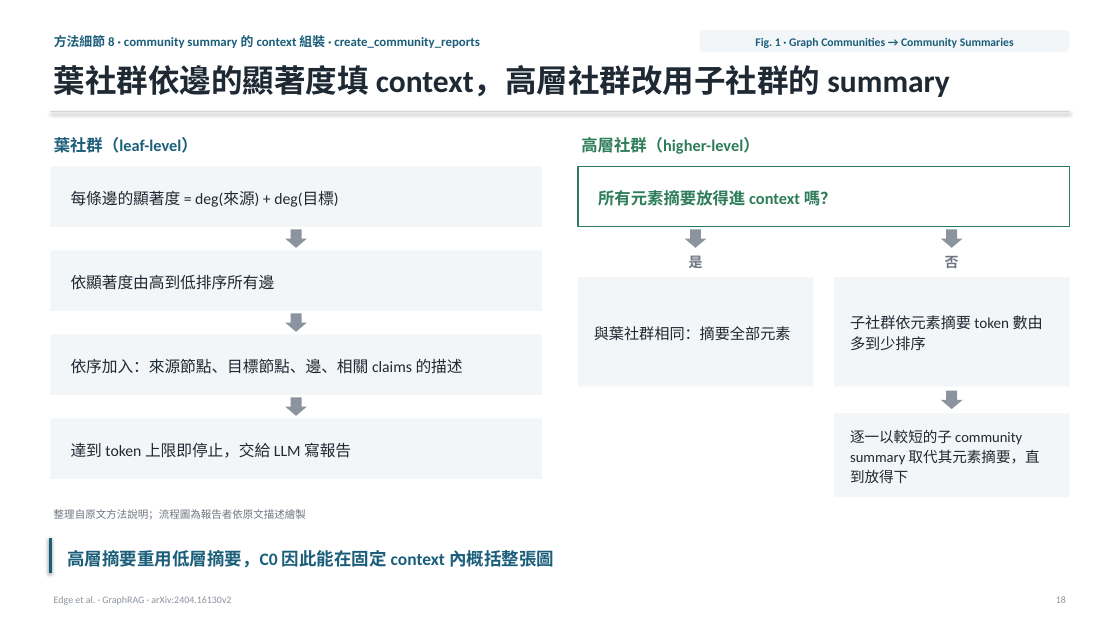
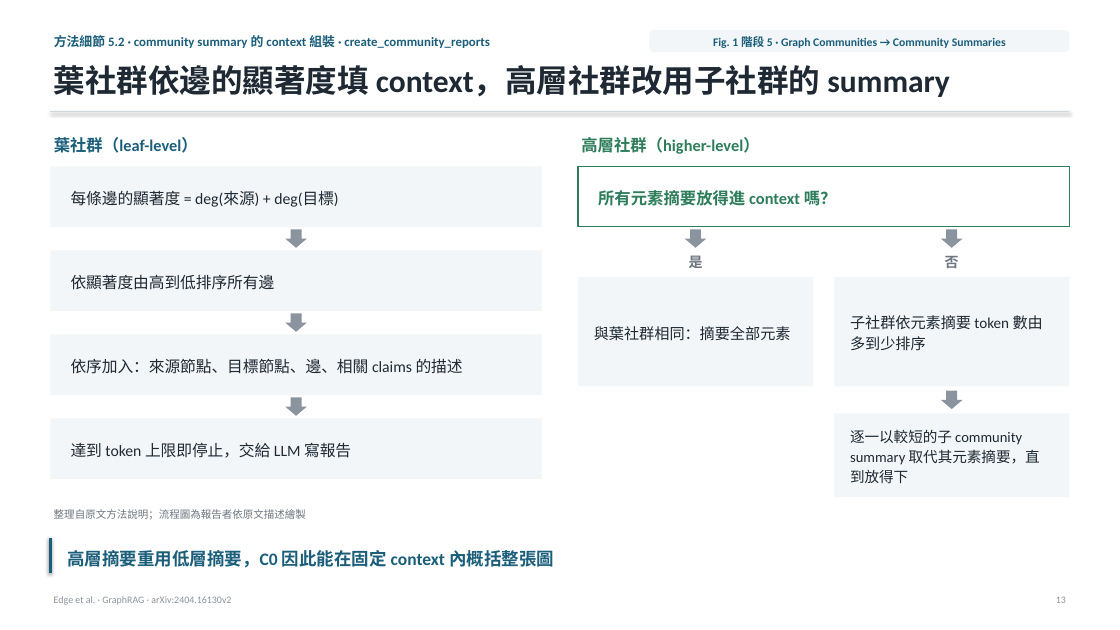
Before and after one commit to Moris-Zhan/CV-RAG-LLM-Papers, a slide deck: slide 13 of RAG/2024_GraphRAG/graph-rag-full-slides_zh-TW.pptx (slide 18 before the commit). Drawn at 1120x630 pixels with LibreOffice and Linux fonts; fonts in the diff are those of the drawing. Boxes give left, top, right and bottom in pixels: in the first picture for what was removed or moved away, otherwise in the second. Text is boxed around its words. In the diff, an @@ line names an element or a change of style, - is before the commit and + after.

```diff
--- a/RAG/2024_GraphRAG/graph-rag-full-slides_zh-TW.pptx
+++ b/RAG/2024_GraphRAG/graph-rag-full-slides_zh-TW.pptx
@@ text at [54,35,490,48]: text changed @@
-方法細節 8 · community summary 的 context 組裝 · create_community_reports
+方法細節 5.2 · community summary 的 context 組裝 · create_community_reports
@@ rounded rectangle: place and size @@
-rounded rectangle at [700,30,1070,52]
+rounded rectangle at [649,30,1070,52]
@@ text at [713,34,1006,50]: text changed @@
-Fig. 1 · Graph Communities → Community Summaries
+Fig. 1 階段 5 · Graph Communities → Community Summaries
```
Also in this commit, not shown: 32 other slides changed, 6 slides removed, 4 other files.
